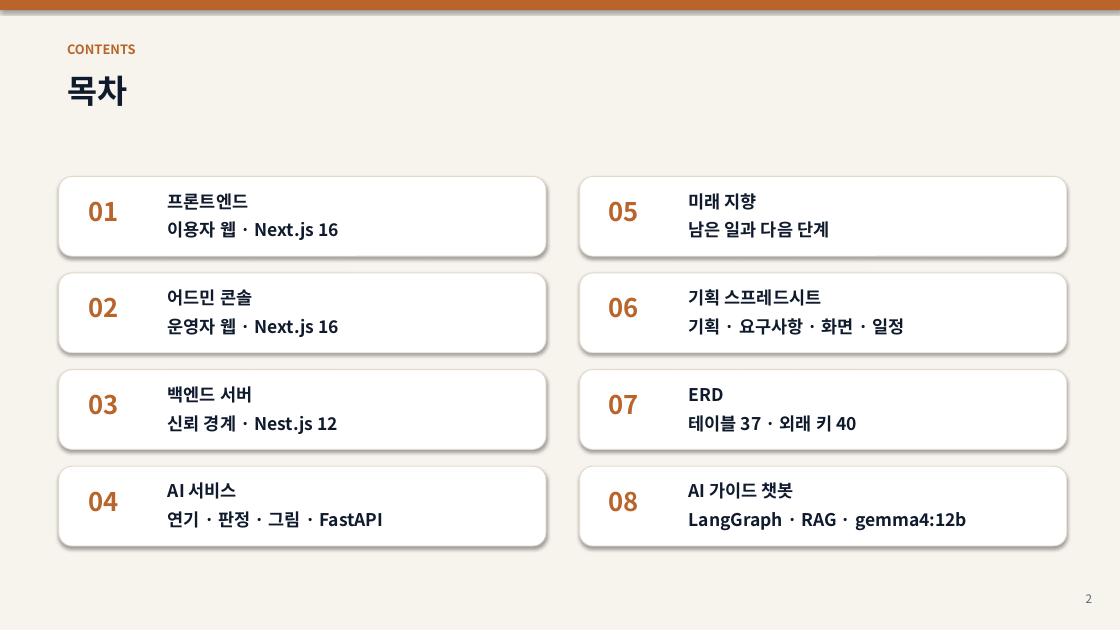
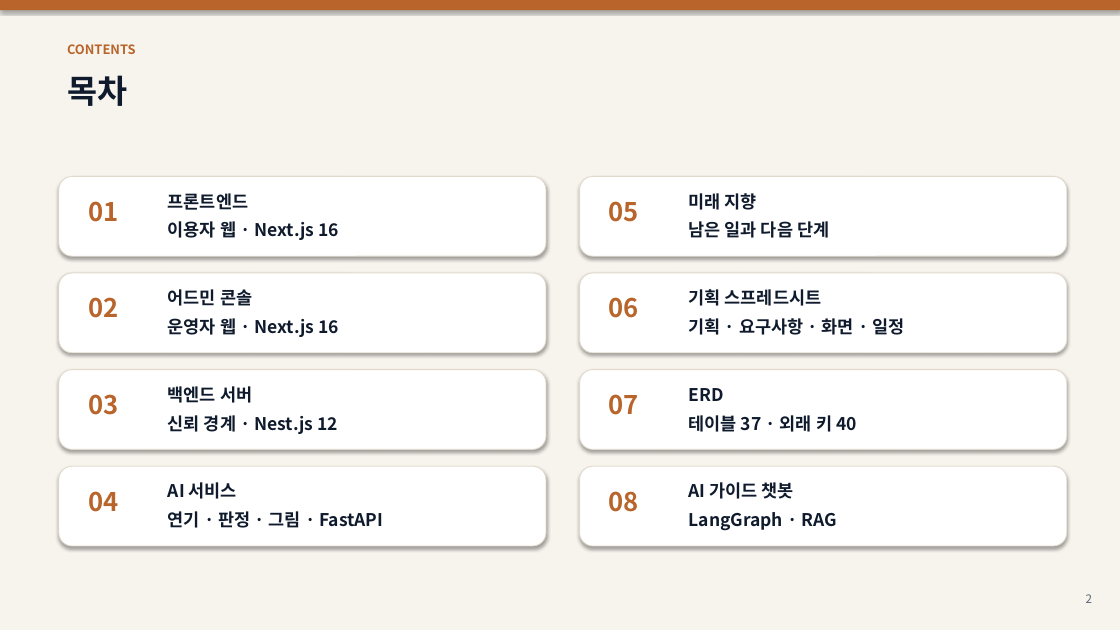
Before and after one commit to samam0234/CodiComperChat, a slide deck: slide 2 of PortFolio/PortFile/CodiComperChat_Portfolio.pptx. Drawn at 1120x630 pixels with LibreOffice and Linux fonts; fonts in the diff are those of the drawing. Boxes give left, top, right and bottom in pixels: in the first picture for what was removed or moved away, otherwise in the second. Text is boxed around its words. In the diff, an @@ line names an element or a change of style, - is before the commit and + after.

```diff
--- a/PortFolio/PortFile/CodiComperChat_Portfolio.pptx
+++ b/PortFolio/PortFile/CodiComperChat_Portfolio.pptx
@@ text at (689,512,836,531): text changed @@
-LangGraph · RAG · gemma4:12b
+LangGraph · RAG
```
Also in this commit, not shown: 1 other slide changed, 20 other files.
